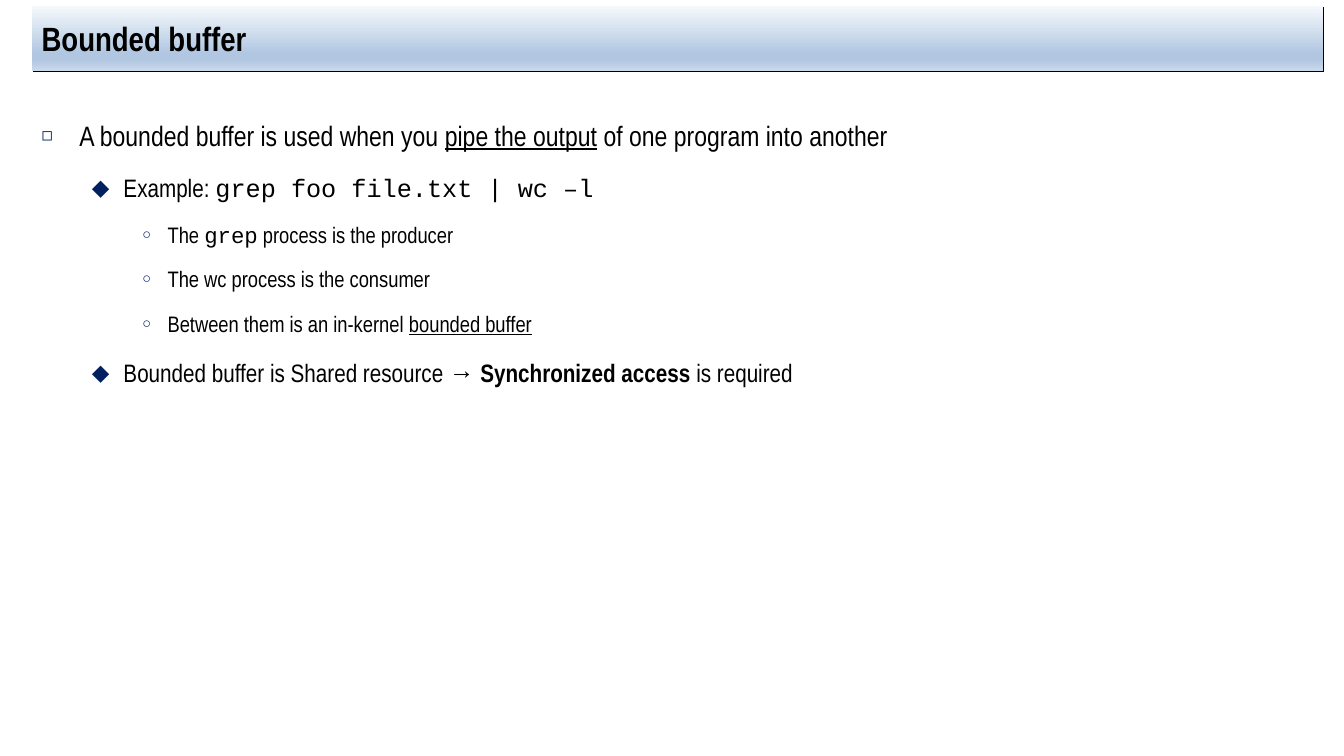
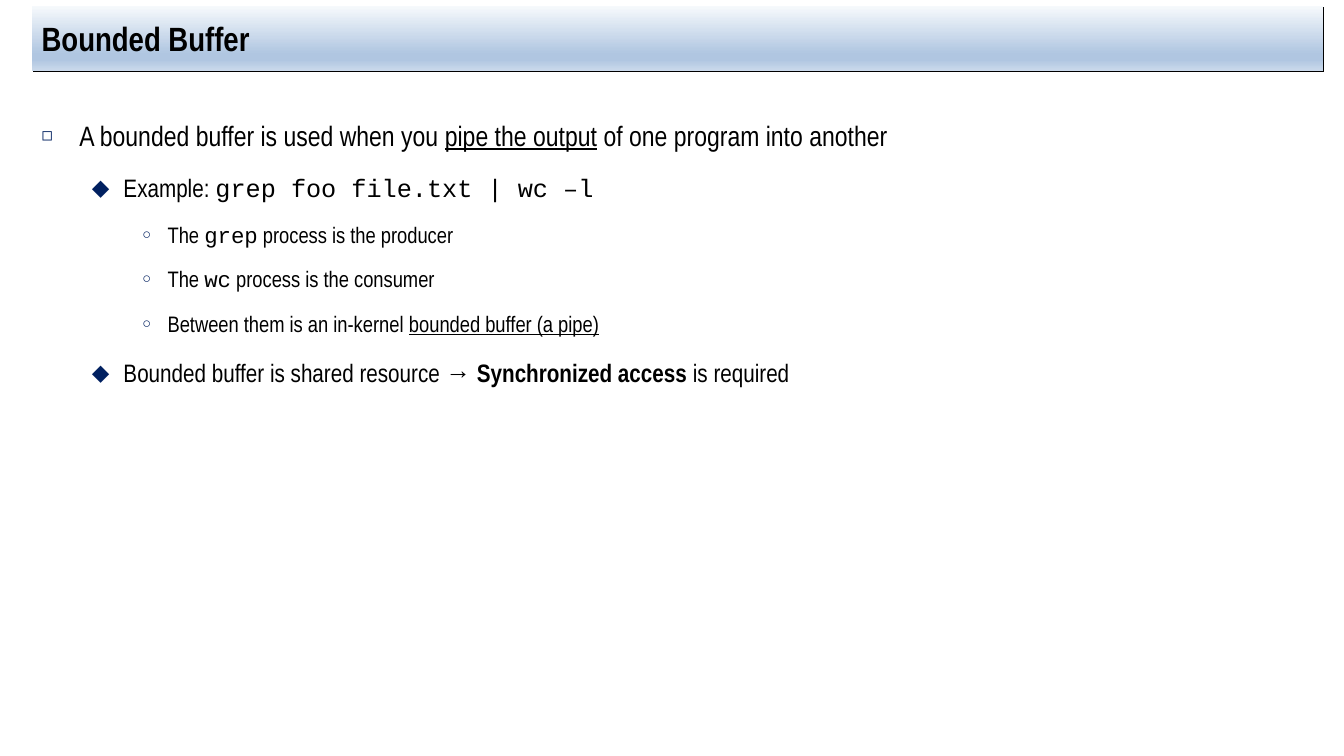
Before and after one commit to jachermocilla/extra-course-materials, a slide deck: slide 16 of cmsc125/ostep/slides/02.Concurrency/30.Condition_Variables.pptx. Drawn at 1344x756 pixels with LibreOffice and Linux fonts; fonts in the diff are those of the drawing. Boxes give left, top, right and bottom in pixels: in the first picture for what was removed or moved away, otherwise in the second. Text is boxed around its words. In the diff, an @@ line names an element or a change of style, - is before the commit and + after.

```diff
--- a/cmsc125/ostep/slides/02.Concurrency/30.Condition_Variables.pptx
+++ b/cmsc125/ostep/slides/02.Concurrency/30.Condition_Variables.pptx
@@ title at (42,24,249,52): text changed @@
-Bounded buffer
+Bounded Buffer
@@ text at (168,270,434,292): font Arial Narrow to Courier New in "wc" @@
@@ text at (123,315,790,388): text changed @@
-    ○ Between them is an in-kernel bounded buffer
-  ⬥ Bounded buffer is Shared resource → Synchronized access is required
+    ○ Between them is an in-kernel bounded buffer (a pipe)
+  ⬥ Bounded buffer is shared resource → Synchronized access is required
```
Also in this commit, not shown: 6 other slides changed, 1 other file.
